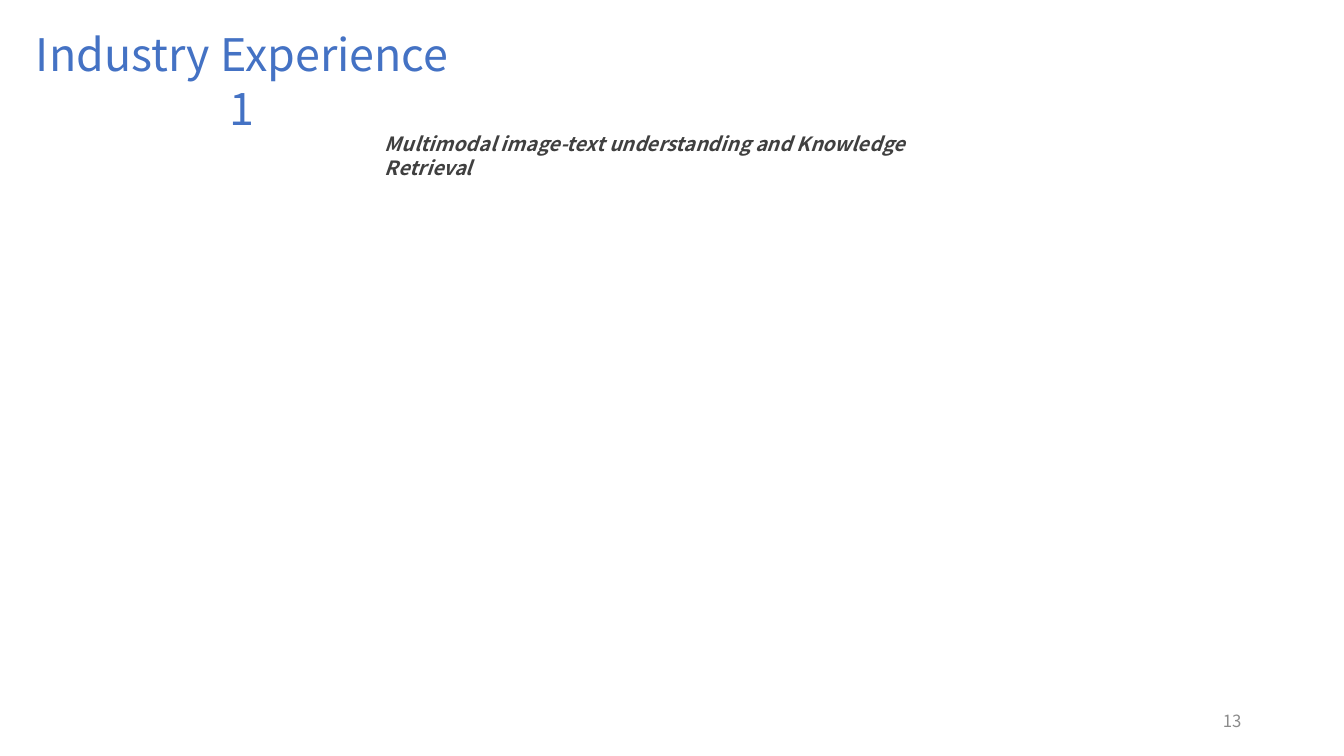
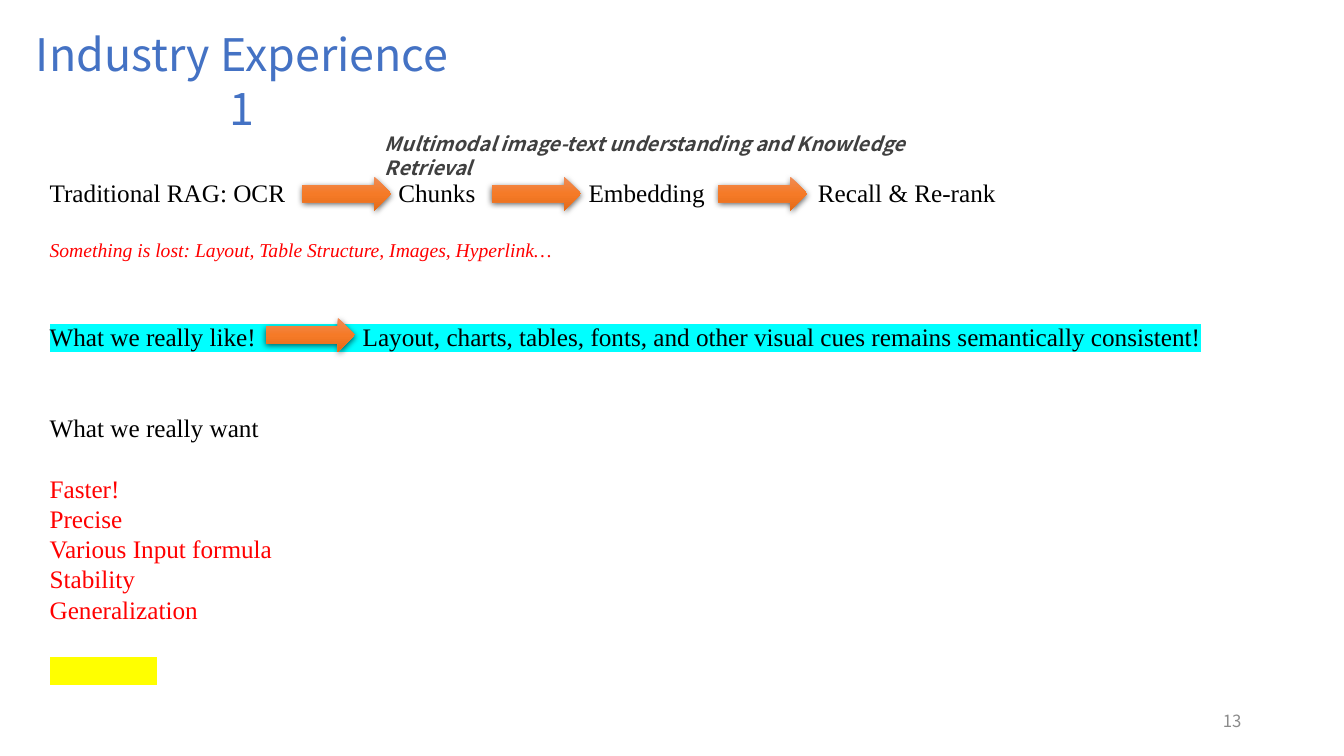
Before and after one commit to FriderickYu/Z3_Ex, a slide deck: slide 13 of Presentation.pptx. Drawn at 1344x756 pixels with LibreOffice and Linux fonts; fonts in the diff are those of the drawing. Boxes give left, top, right and bottom in pixels: in the first picture for what was removed or moved away, otherwise in the second. Text is boxed around its words. In the diff, an @@ line names an element or a change of style, - is before the commit and + after.

```diff
--- a/Presentation.pptx
+++ b/Presentation.pptx
@@ right arrow added at [302, 176, 391, 211], fill gradient #F18C57 to #F67B28 to #E56C19 @@
@@ right arrow added at [492, 176, 581, 211], fill gradient #F18C57 to #F67B28 to #E56C19 @@
@@ right arrow added at [719, 176, 808, 211], fill gradient #F18C57 to #F67B28 to #E56C19 @@
@@ text added at [50, 184, 1200, 620], 18 pt, text #000000 @@
+Traditional RAG: OCR Chunks Embedding Recall & Re-rank
+Something is lost: Layout, Table Structure, Images, Hyperlink…
+What we really like! Layout, charts, tables, fonts, and other visual cues remains semantically consistent!
+What we really want
+Faster!
+Precise
+Various Input formula
+Stability
+Generalization
@@ right arrow added at [266, 318, 355, 352], fill gradient #F18C57 to #F67B28 to #E56C19 @@
```
Also in this commit, not shown: 6 other slides changed, 1 slide added, 1 slide removed, 5 other files.
